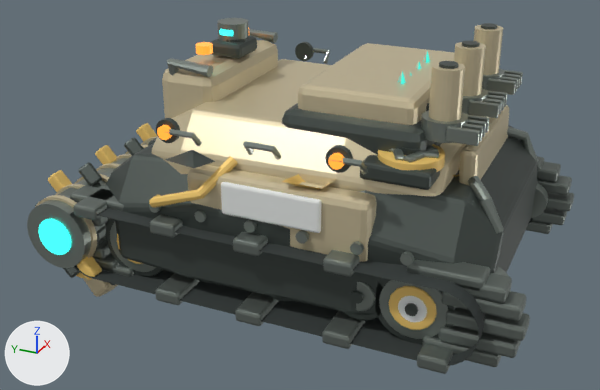
The glTF model assets/models/vehicles/harvester.glb: old version first, new version second.
Rendered twice from a 50 mm camera at (-5.68, -2.31, 3.45) aimed at (-0.13, 0.19, 0.68). The axes (+X, +Y, +Z) are drawn at lower left. The lights are the same throughout. The picture after the commit comes second. Both versions are drawn at frame 9 of the action 'Harvest'; the numbers are the values there.

In view in the first picture: 'Animated L sprocket.001', 'CutterDrumRotor_Armor', 'CutterDrumRotor_Hazard', 'HarvesterHead_Armor', 'LoadingDoor_Steel', 'Rear unloading hatch armored leaf', 'Static_Armor', 'Static_Hazard', 'Static_Rubber', 'Static_Shadow', 'Static_Steel', 'Static_Track', 'TeamColor', 'Transverse rotary cutter drum' and 10 more.
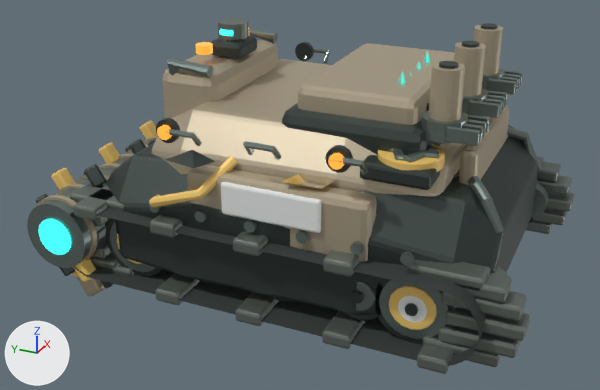
ob_cutteractuator is not drawn itself; it is the parent of ob_harvesterhead.

What differs and where, as boxes (x1, y1, x2, y2) in the pictures (600 x 390 px):
'Static_Armor', recoloured: (151, 25, 503, 262) in both
'Transverse rotary cutter drum', turned: (27, 141, 150, 268) in both
'Rear unloading hatch armored leaf', recoloured: (459, 105, 509, 186) in both
'CutterDrumRotor_Hazard', turned: before (48, 123, 157, 280); after (51, 121, 158, 282)
'Cutter drum central solarit core', turned: (38, 219, 71, 255) in both
'CutterDrumRotor_Shadow', turned (mostly hidden): before (35, 137, 144, 278); after (36, 139, 146, 276)
'CutterDrumRotor_Armor', turned, recoloured (mostly hidden): before (35, 135, 158, 258); after (35, 136, 157, 261)
'HarvesterHead_Armor', turned, recoloured: before (83, 278, 118, 297); after (77, 277, 114, 296)
'HarvesterHead_Shadow', turned (not visible before): after (100, 280, 113, 288)
'HarvesterHead_Hazard', turned (mostly hidden): before (76, 273, 85, 278); after (71, 271, 79, 277)

What the commit changed:
Material '01 · Veyra weathered field enamel' (mat_01___veyra_weathered_field_enamel) is new.
Its base color is (0.48, 0.41, 0.29) (beige #b8ac93).
Its metallic is 0.48.
Its roughness is 0.48.
me_drum_retaining_collar_1___mesh has 704 vertices, 1364 faces and spans x -1.19..1.19, y -0.29..0.29, z -0.29..0.29.
me_drum_retaining_collar_1___mesh no longer uses material mat_01___veyra_enamel___warm_ivory (beige #d4c7a4).
me_drum_retaining_collar_1___mesh gains material mat_01___veyra_weathered_field_enamel (beige #b8ac93).
me_cutter_outrigger_forged_arm___mesh has 112 vertices, 216 faces and spans x -1.09..1.09, y -0.59..0.05, z -0.31..-0.12.
me_cutter_outrigger_forged_arm___mesh no longer uses material mat_01___veyra_enamel___warm_ivory (beige #d4c7a4).
me_cutter_outrigger_forged_arm___mesh gains material mat_01___veyra_weathered_field_enamel (beige #b8ac93).
me_rear_unloading_hatch_armored_leaf___mesh has 56 vertices, 108 faces and spans x -0.55..0.55, y -0.06..0.06, z -0.17..0.21.
me_rear_unloading_hatch_armored_leaf___mesh no longer uses material mat_01___veyra_enamel___warm_ivory (beige #d4c7a4).
me_rear_unloading_hatch_armored_leaf___mesh gains material mat_01___veyra_weathered_field_enamel (beige #b8ac93).
me_static_armor___consolidated_mesh has 600 vertices, 1160 faces and spans x -1.13..1.13, y -1.15..1.16, z 0.73..2.0.
me_static_armor___consolidated_mesh no longer uses material mat_01___veyra_enamel___warm_ivory (beige #d4c7a4).
me_static_armor___consolidated_mesh gains material mat_01___veyra_weathered_field_enamel (beige #b8ac93).
Object 'CutterActuator' (ob_cutteractuator) turns from (44, 0, 0) to (51, 0, 0) degrees about x, y and z.
